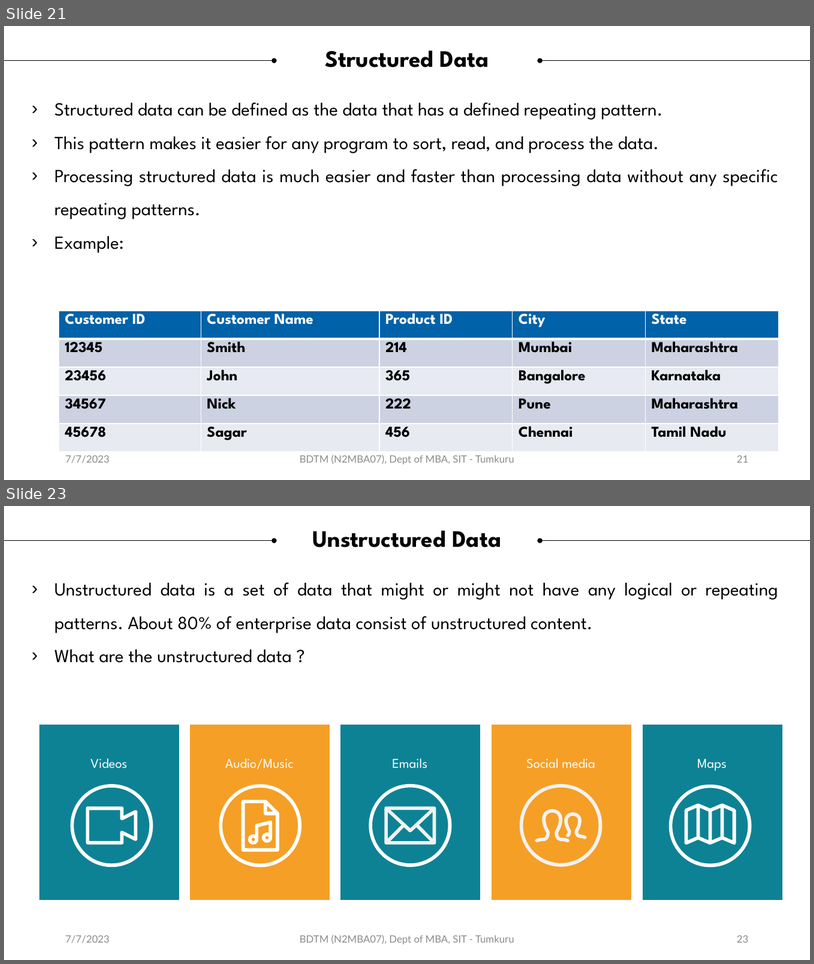
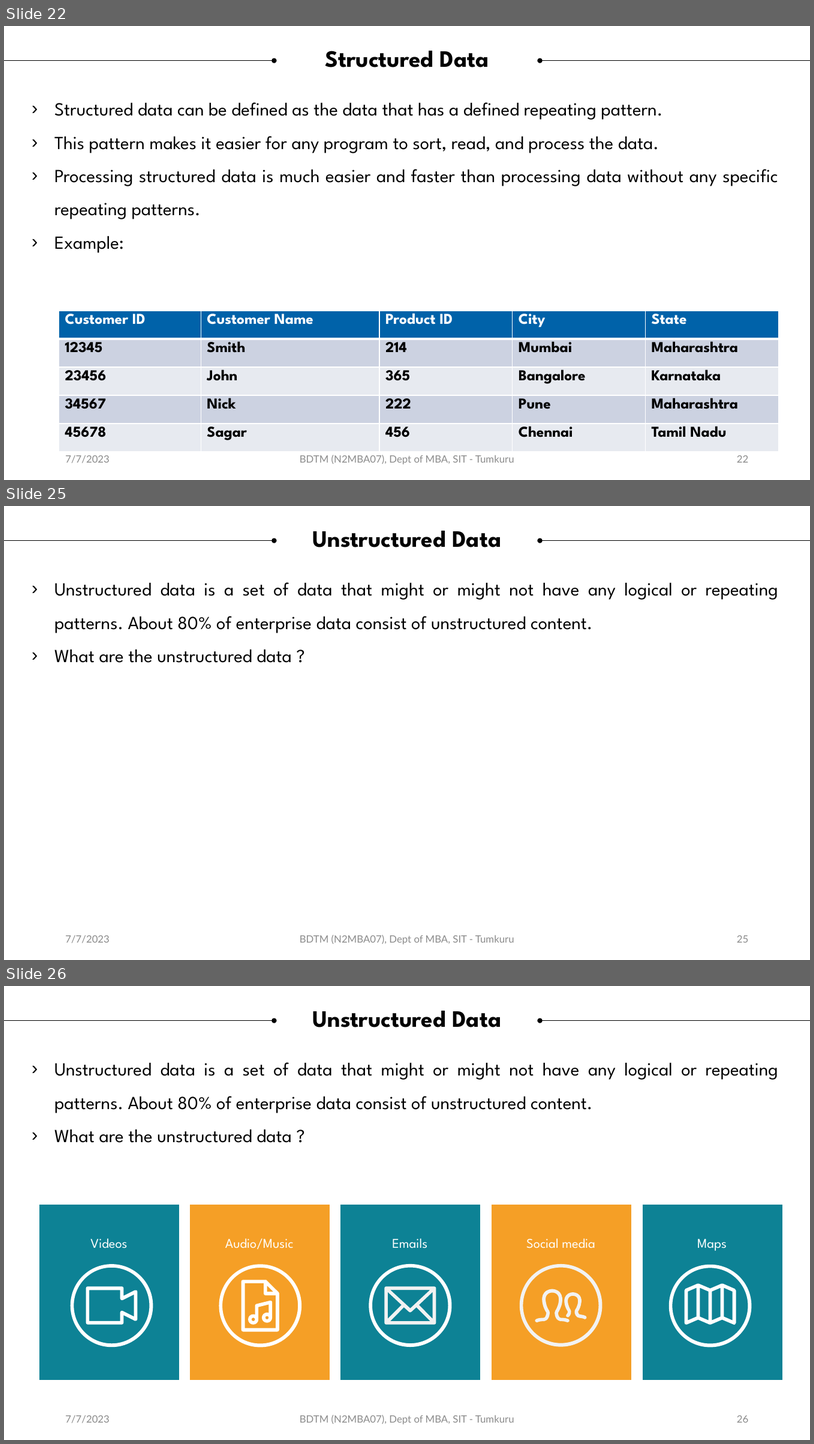
Before and after one commit to sitmbadept/sitmbadept.github.io, a slide deck: 2023/UNIT-1-BigData.pptx. Shown one above the other, each under a label of ours: slides 21 and 23 before the commit, slides 22, 25 and 26 after it; the slides between them are not shown. The pictures are 814x964 and 814x1444 pixels, drawn with LibreOffice and Linux fonts; fonts in the diff are those of the drawing. Boxes give left, top, right and bottom in pixels: in the first picture for what was removed or moved away, otherwise in the second. Text is boxed around its words. In the diff, an @@ line names an element or a change of style, - is before the commit and + after.

```diff
--- a/2023/UNIT-1-BigData.pptx
+++ b/2023/UNIT-1-BigData.pptx
@@ slide 25 added at [4,506,810,960], background #FFFFFF @@
@@ arrow added from (4, 540) to (275, 540), #000000 0.5 pt @@
@@ text added at [313,531,501,547], 28 pt, text #000000, bold @@
+Unstructured Data
@@ arrow added from (810, 540) to (540, 540), #000000 0.5 pt @@
@@ text added at [54,582,779,663], 22 pt, text #000000 @@
+› Unstructured data is a set of data that might or might not have any logical or repeating patterns. About 80% of enterprise data consist of unstructured content.
+› What are the unstructured data ?
@@ text added at [65,935,110,943], 12 pt, text #8C8C8C @@
+7/7/2023
@@ text added at [300,934,515,944], 12 pt, text #8C8C8C @@
+BDTM (N2MBA07), Dept of MBA, SIT - Tumkuru
@@ page number added at [737,935,749,942], 12 pt, text #8C8C8C @@
+25
@@ what was slide 21 is now slide 22 @@
@@ page number at [737,455,749,462]: text changed @@
-21
+22
@@ what was slide 23 is now slide 26 @@
@@ page number at [737,1415,749,1422]: text changed @@
-23
+26
```
Also in this commit, not shown: 10 slides changed, 3 other slides added, 1 other file.
